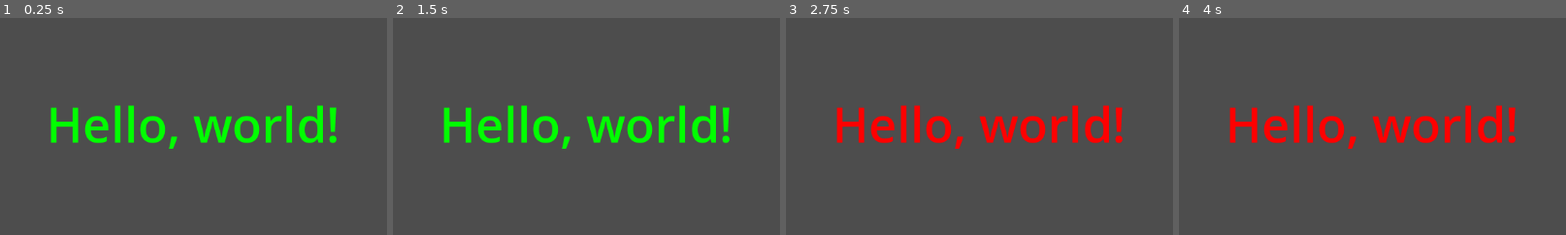
Above: before the commit, frames 1-4 (left to right).
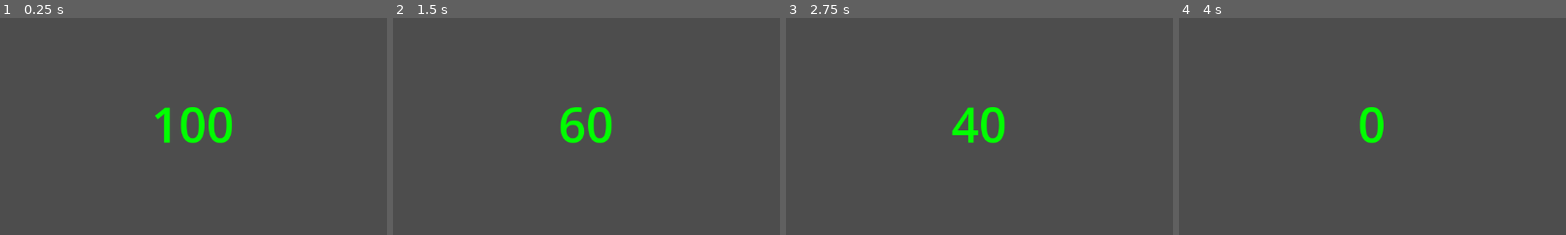
Above: after the commit, the same moments.

Repository: MayankP2100/GDScript
Game: Godot game, scene res://main.tscn
Two runs of this game, one before a commit and one after it. Both use one fixed random seed, a clock stepped at 60 frames per second and the inputs below.
Inputs:
- Up to frame 1 (0.25 s): no input
- Up to frame 2 (1.5 s): tap Enter at 0.5 s; hold Space (my_action) 0.53-1.28 s; tap Space (my_action) at 1.35 s
- Up to frame 3 (2.75 s): tap Enter at 2 s; hold Space (my_action) from 2.03 s (still down)
- Up to frame 4 (4 s): release Space (my_action) at 2.78 s; tap Space (my_action) at 2.85 s; tap Enter at 3.5 s; hold Space (my_action) from 3.53 s (still down)
The pictures show only the part of the screen within x 28-78%, y 26-76%; the shares and areas given below are measured in that part.

The runs differ from the first frame. In frame 1, 5.6% of the frame differs, in the area x 13-87%, y 40-61%; in frame 2, 5.3%; in frame 3, 5.5%; in frame 4, 5.2%.

Commit message:
4. Variables
Add a health variable of value 100 that decreases by 20 each time space is pressed.

Diff:
--- a/main.gd
+++ b/main.gd
@@ -1,14 +1,13 @@
 extends Node
 
+var health = 100
 
 # Called when the node enters the scene tree for the first time.
 func _ready() -> void:
-	$Label.text = "Hello, world!"
+	$Label.text = str(health)
 	$Label.modulate = Color.GREEN
 
 func _input(event: InputEvent) -> void:
-	if event.is_action_pressed("my_action"):
-		$Label.modulate = Color.RED
-
-	if event.is_action_released("my_action"):
-		$Label.modulate = Color.GREEN
+	if event.is_action_pressed('my_action'):
+		health -= 20
+		$Label.text = str(health)
